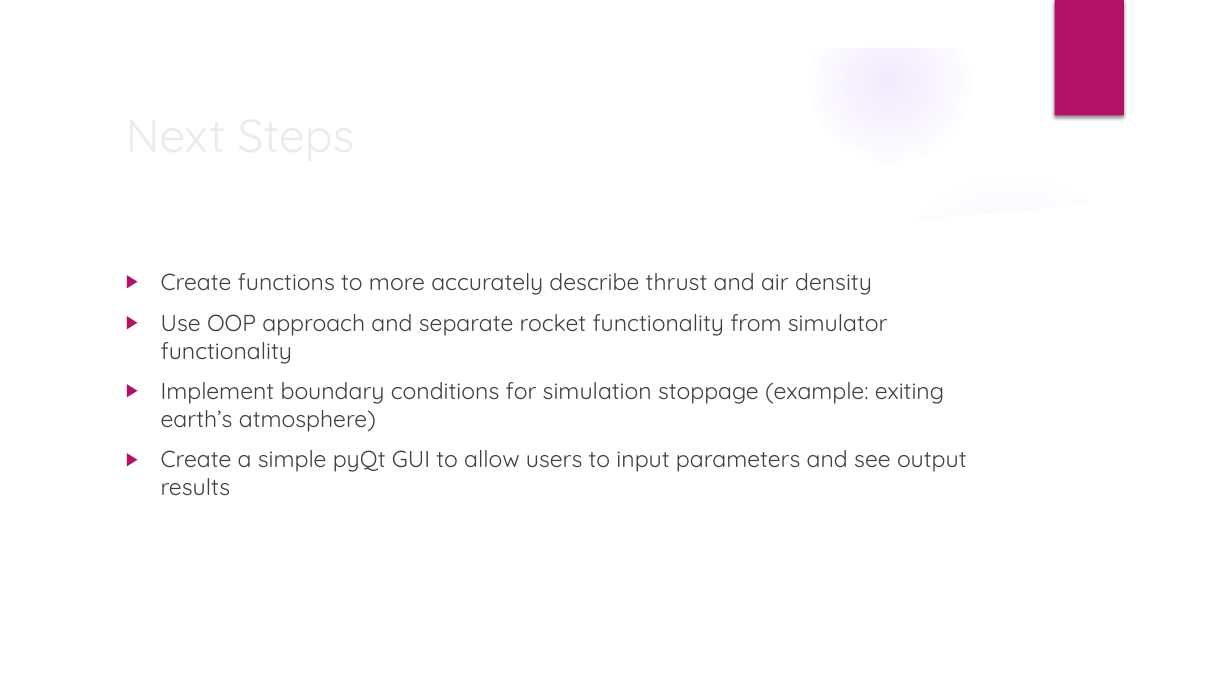
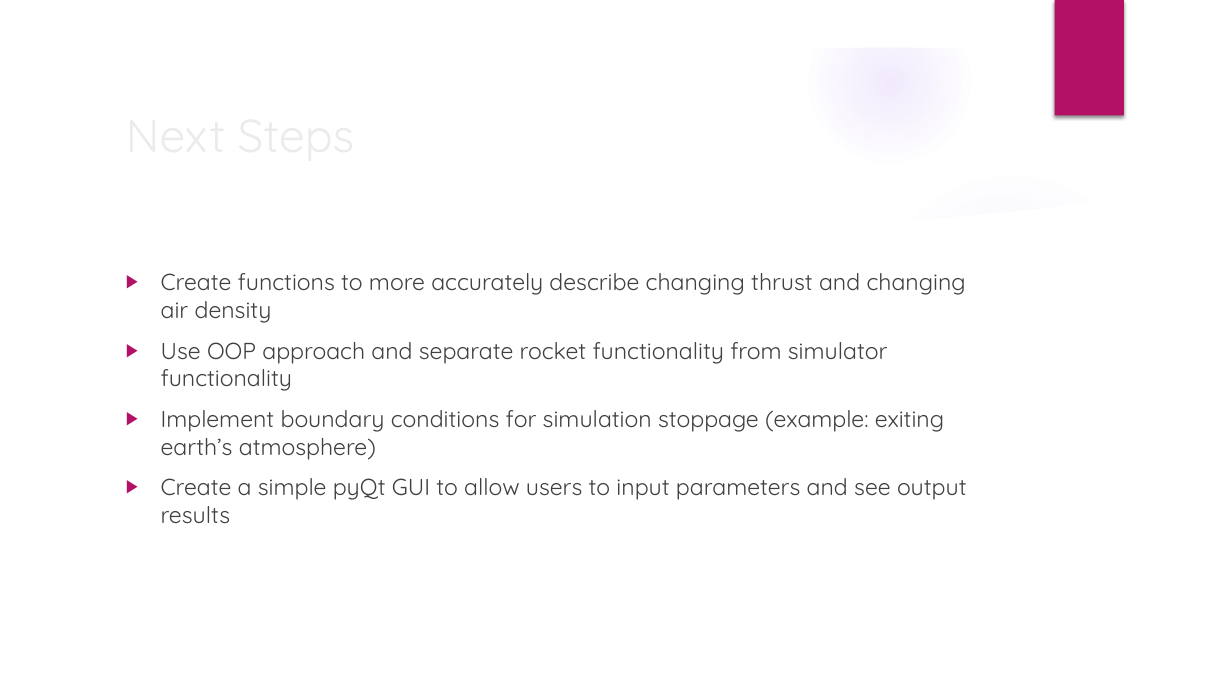
Before and after one commit to devsaxena974/RocketTrajectory, a slide deck: slide 5 of Simulating Rocket Trajectories Using Thrust Profiles.pptx. Drawn at 1232x693 pixels with LibreOffice and Linux fonts; fonts in the diff are those of the drawing; background and template pictures are left out. Boxes give left, top, right and bottom in pixels: in the first picture for what was removed or moved away, otherwise in the second. Text is boxed around its words. In the diff, an @@ line names an element or a change of style, - is before the commit and + after.

```diff
--- a/Simulating Rocket Trajectories Using Thrust Profiles.pptx
+++ b/Simulating Rocket Trajectories Using Thrust Profiles.pptx
@@ text at (161, 273, 966, 323): text changed @@
-▶ Create functions to more accurately describe thrust and air density
+▶ Create functions to more accurately describe changing thrust and changing air density
```
Also in this commit, not shown: 1 other slide changed, 4 other files.
